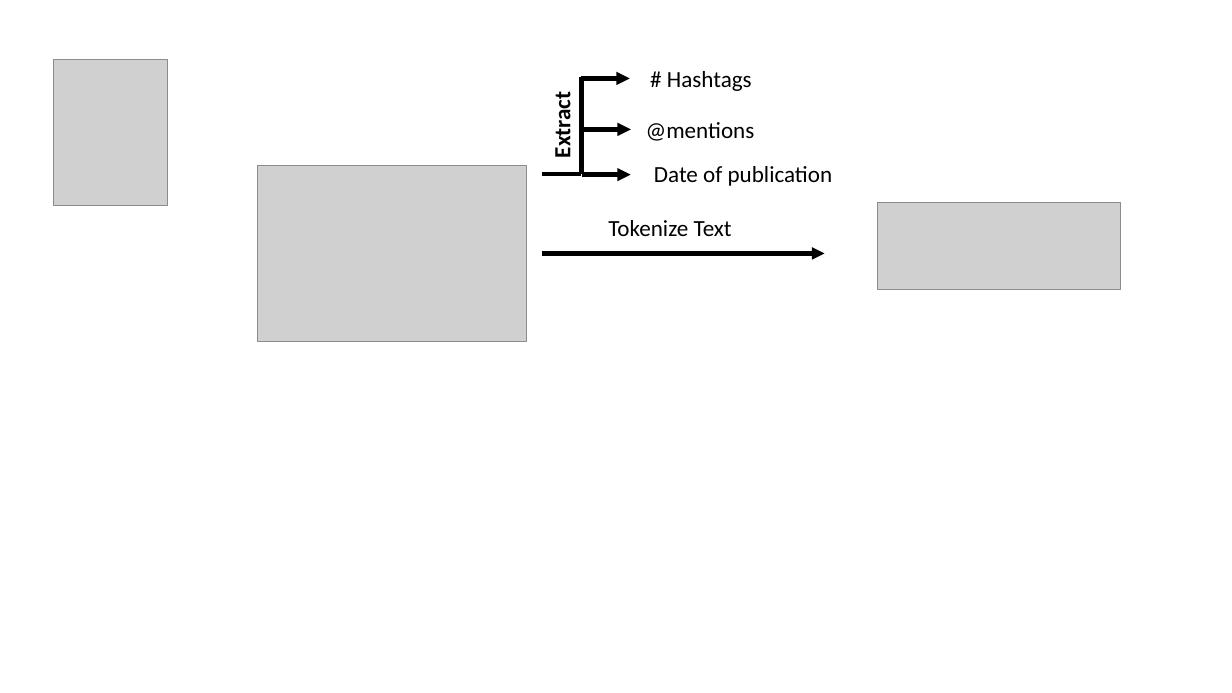
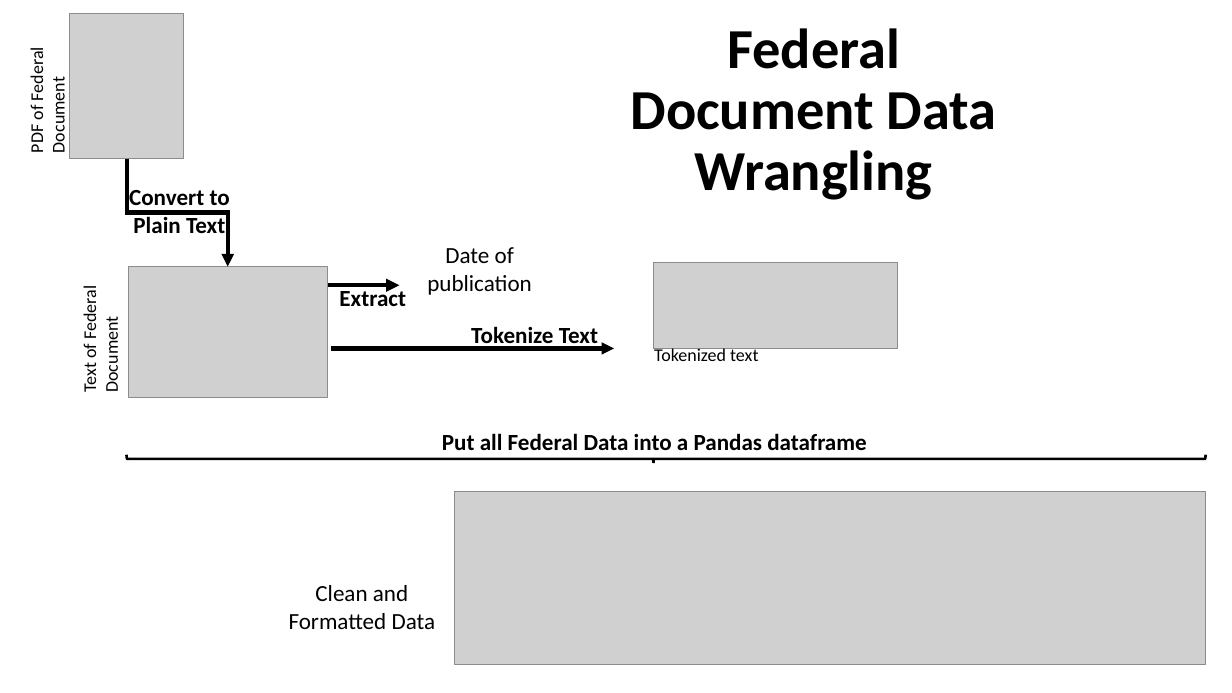
Before and after one commit to mtchem/Twitter-Politics, a slide deck: slide 6 of Twitter and Politics.pptx. Drawn at 1232x693 pixels with LibreOffice and Linux fonts; fonts in the diff are those of the drawing; grey boxes stand for pictures. Boxes give left, top, right and bottom in pixels: in the first picture for what was removed or moved away, otherwise in the second. Text is boxed around its words. In the diff, an @@ line names an element or a change of style, - is before the commit and + after.

Commit message:
added figures to presentation

```diff
--- a/Twitter and Politics.pptx
+++ b/Twitter and Politics.pptx
@@ picture: place and size @@
-picture at [54, 60, 167, 205]
+picture at [70, 13, 184, 158]
@@ title added at [630, 28, 997, 200], 44 pt, text #000000, bold @@
+Federal Document Data Wrangling
@@ group removed at [258, 71, 755, 342]: 2 arrows, 2 texts, 1 picture, 1 line @@
-# Hashtags
-@mentions
@@ text "Date of publication": place and size @@
-text "Date of publication" at [654, 166, 833, 186]
+text "Date of publication" at [427, 247, 531, 295]
@@ text "Date of publication" at [427, 247, 531, 295]: alignment left to centre @@
@@ picture: place and size @@
-picture at [878, 202, 1122, 289]
+picture at [654, 262, 898, 349]
@@ line moved from (542, 175) - (581, 175) to (311, 285) - (351, 285) @@
@@ text "Extract": place and size @@
-text "Extract" at [548, 97, 576, 156]
+text "Extract" at [339, 287, 406, 306]
@@ text "Extract" at [339, 287, 406, 306]: rotation 270 to 0 degrees @@
@@ arrow moved from (582, 175) - (631, 175) to (351, 286) - (399, 286) @@
@@ text "Tokenize Text": place and size @@
-text "Tokenize Text" at [608, 220, 732, 236]
+text "Tokenize Text" at [471, 326, 598, 349]
@@ text "Tokenize Text" at [471, 326, 598, 349]: bold on @@
@@ arrow moved from (542, 253) - (824, 253) to (331, 348) - (615, 348) @@
@@ group added at [26, 52, 1206, 665]: 6 texts, 2 pictures, 1 elbow arrow, 1 left brace @@
+PDF of Federal Document
+Convert to Plain Text
+Clean and Formatted Data
+Text of Federal Document
+Tokenized text
+Put all Federal Data into a Pandas dataframe
```
Also in this commit, not shown: 2 other slides changed, 6 slides added, 1 slide removed, 15 other files.
